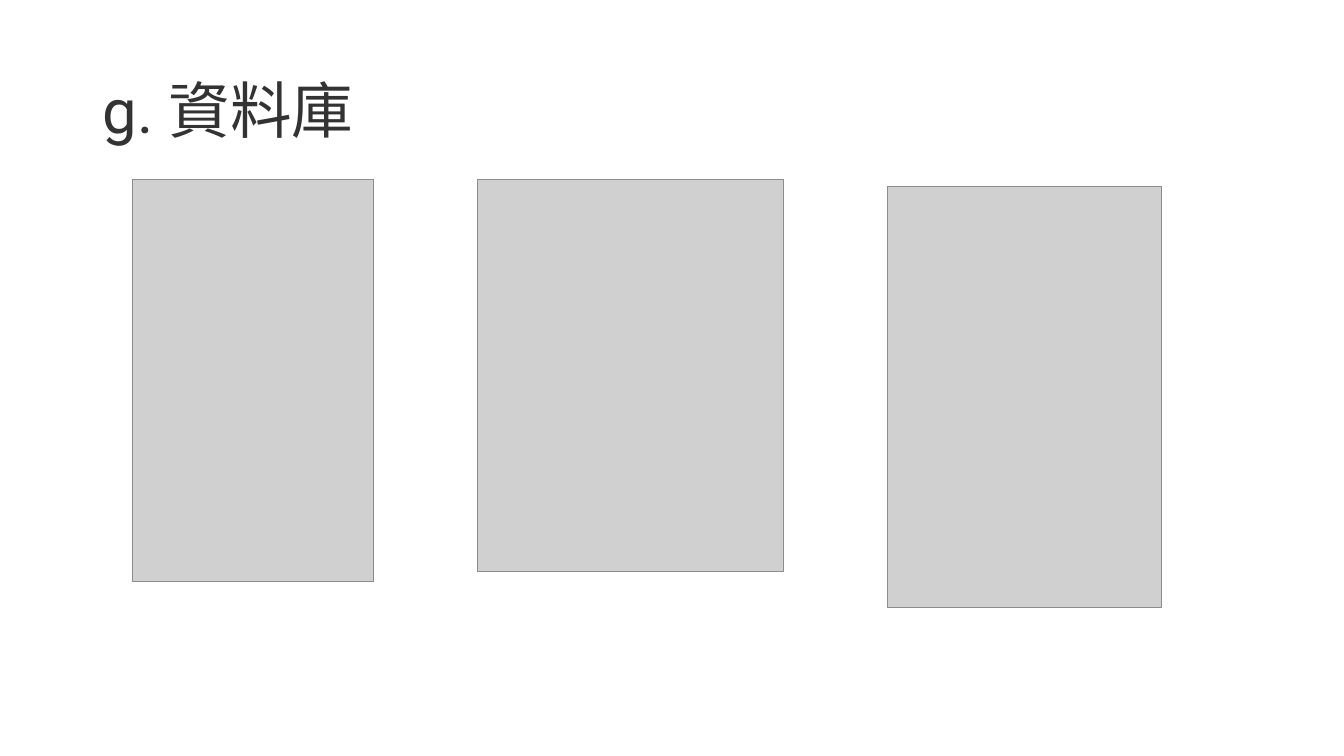
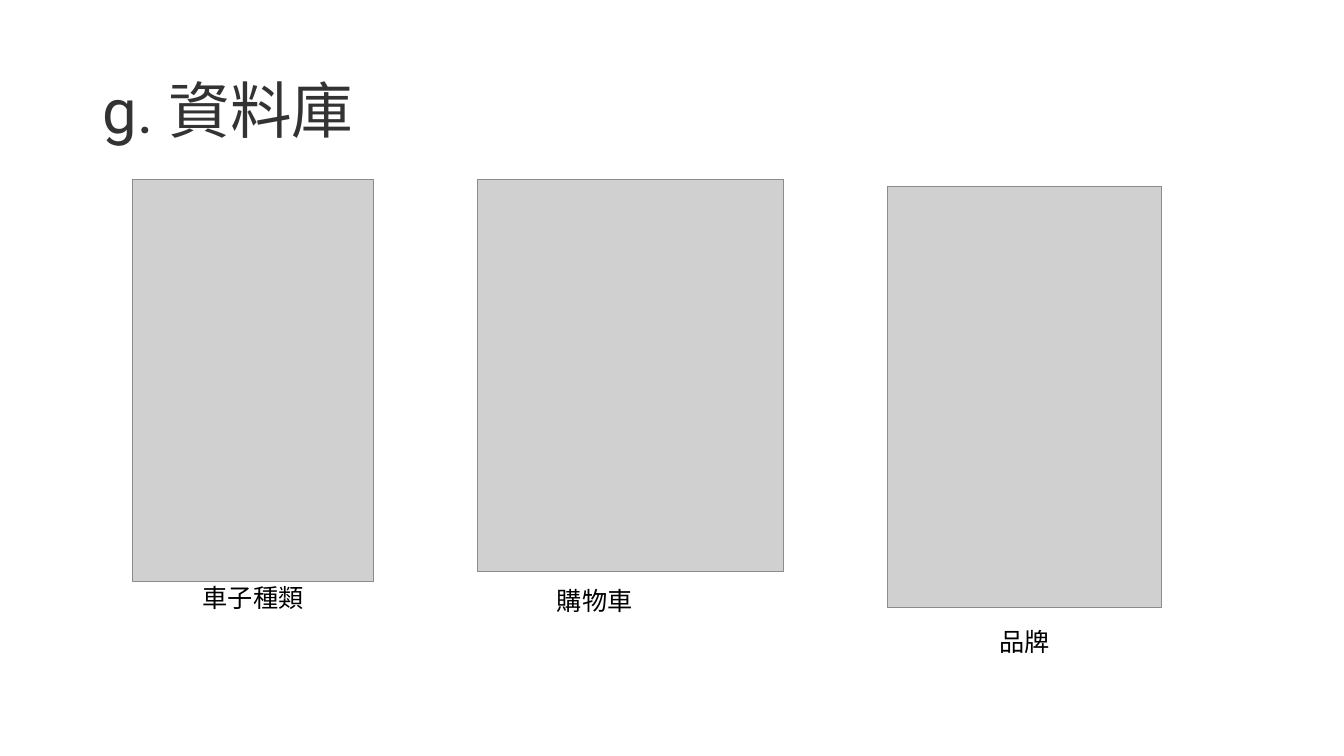
Before and after one commit to 406411461/1092_database_web, a slide deck: slide 7 of 期末驗收/A/G04.pptx. Drawn at 1344x756 pixels with LibreOffice and Linux fonts; fonts in the diff are those of the drawing; grey boxes stand for pictures. Boxes give left, top, right and bottom in pixels: in the first picture for what was removed or moved away, otherwise in the second. Text is boxed around its words. In the diff, an @@ line names an element or a change of style, - is before the commit and + after.

Commit message:
pptx update 3

```diff
--- a/期末驗收/A/G04.pptx
+++ b/期末驗收/A/G04.pptx
@@ text added at (x1=203, y1=581, x2=304, y2=609), 18 pt, text #000000 @@
+車子種類
@@ text added at (x1=557, y1=589, x2=633, y2=612), 18 pt, text #000000 @@
+購物車
@@ text added at (x1=999, y1=630, x2=1049, y2=653), 18 pt, text #000000 @@
+品牌
```
Also in this commit, not shown: 2 other slides changed, 1 slide added, 3 slides removed, 1 other file.
